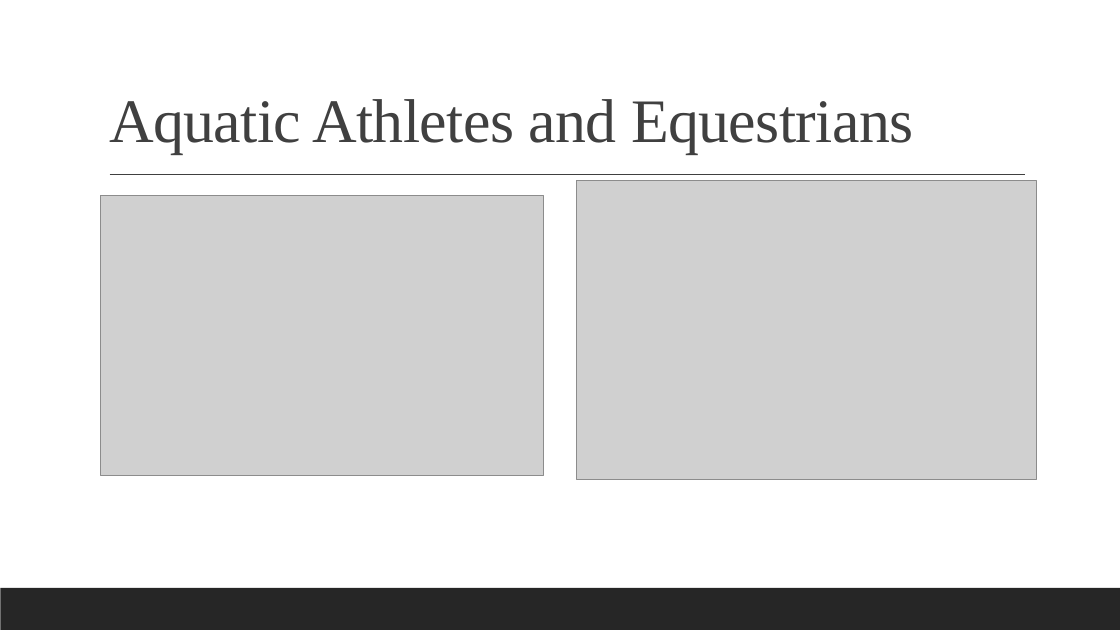
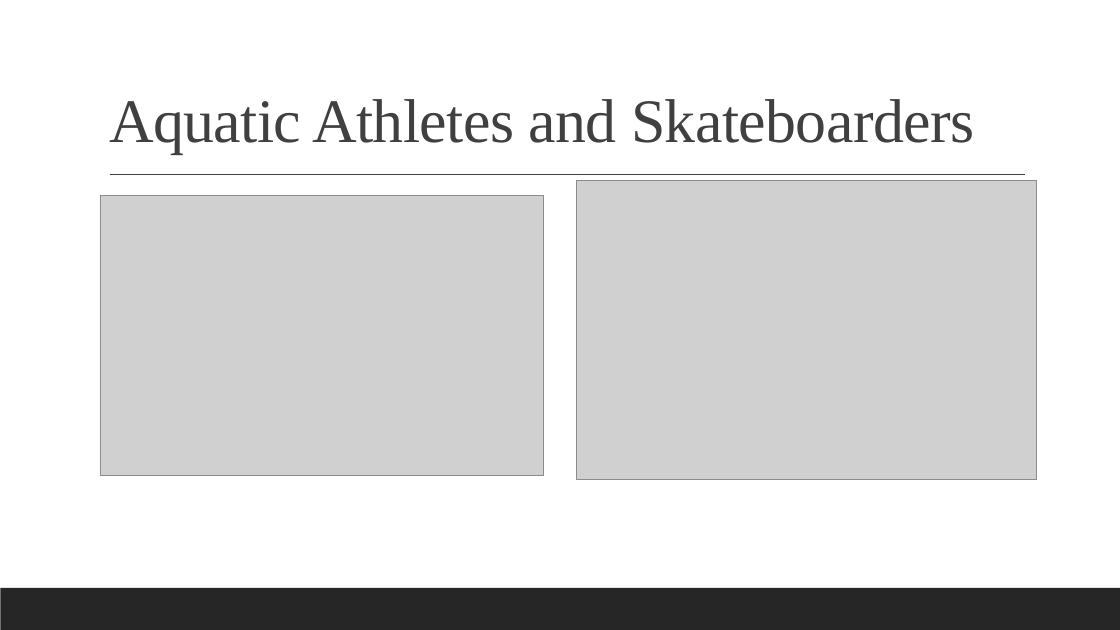
Before and after one commit to bdavis12302/2020-2016-Summer-Olympic-Data, a slide deck: slide 7 of Presentation - 2016 and 2020 Summer Olympic Data.pptx. Drawn at 1120x630 pixels with LibreOffice and Linux fonts; fonts in the diff are those of the drawing; grey boxes stand for pictures. Boxes give left, top, right and bottom in pixels: in the first picture for what was removed or moved away, otherwise in the second. Text is boxed around its words. In the diff, an @@ line names an element or a change of style, - is before the commit and + after.

```diff
--- a/Presentation - 2016 and 2020 Summer Olympic Data.pptx
+++ b/Presentation - 2016 and 2020 Summer Olympic Data.pptx
@@ title at (109,99,974,153): text changed @@
-Aquatic Athletes and Equestrians
+Aquatic Athletes and Skateboarders
```
Also in this commit, not shown: 1 other slide changed.
